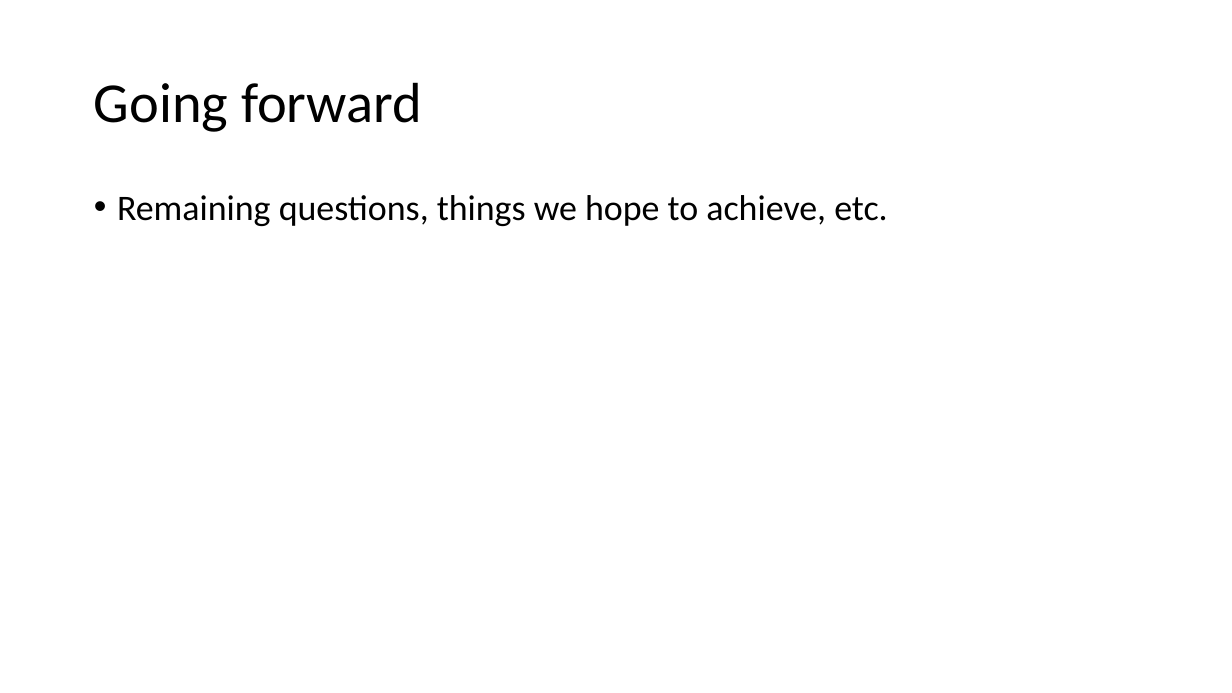
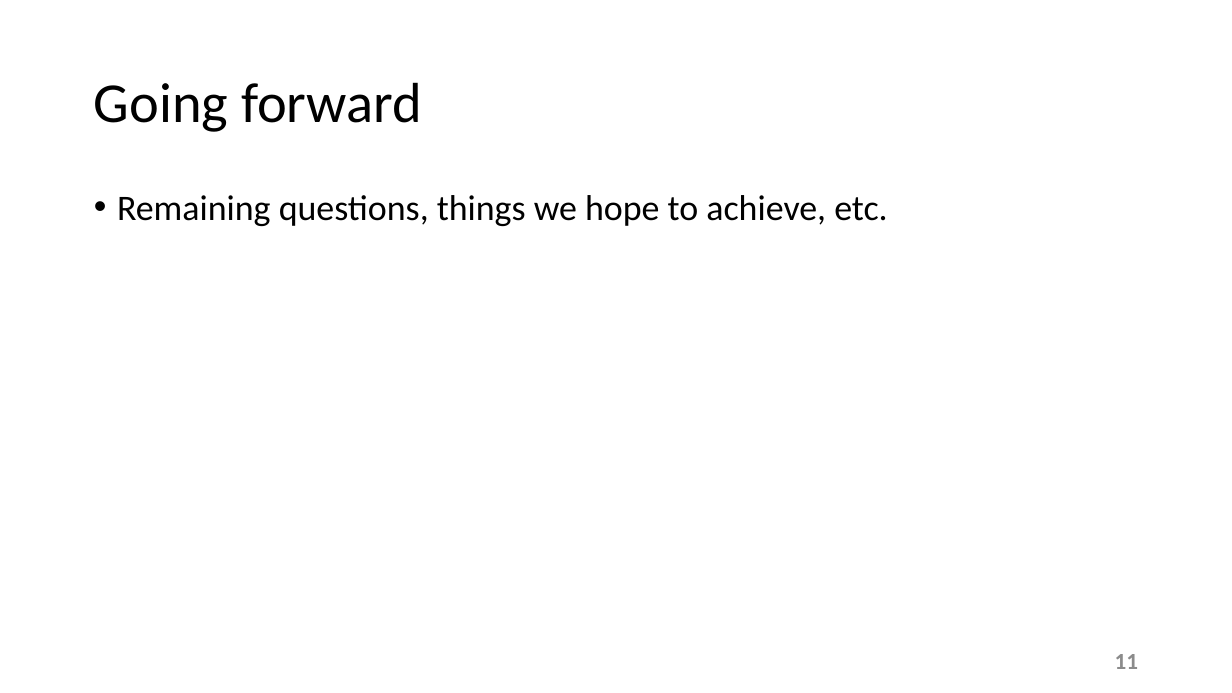
Before and after one commit to esaracin/compressive-sensing-cocktail-party-problem, a slide deck: slide 11 of slide/slides.pptx (slide 10 before the commit). Drawn at 1232x693 pixels with LibreOffice and Linux fonts; fonts in the diff are those of the drawing; background and template pictures are left out. Boxes give left, top, right and bottom in pixels: in the first picture for what was removed or moved away, otherwise in the second. Text is boxed around its words. In the diff, an @@ line names an element or a change of style, - is before the commit and + after.

```diff
--- a/slide/slides.pptx
+++ b/slide/slides.pptx
@@ page number added at bbox=[1115, 654, 1138, 669], 18 pt, text #8C8C8C, bold @@
+11
```
Also in this commit, not shown: 8 other slides changed, 2 slides added, 1 slide removed, 1 other file.
